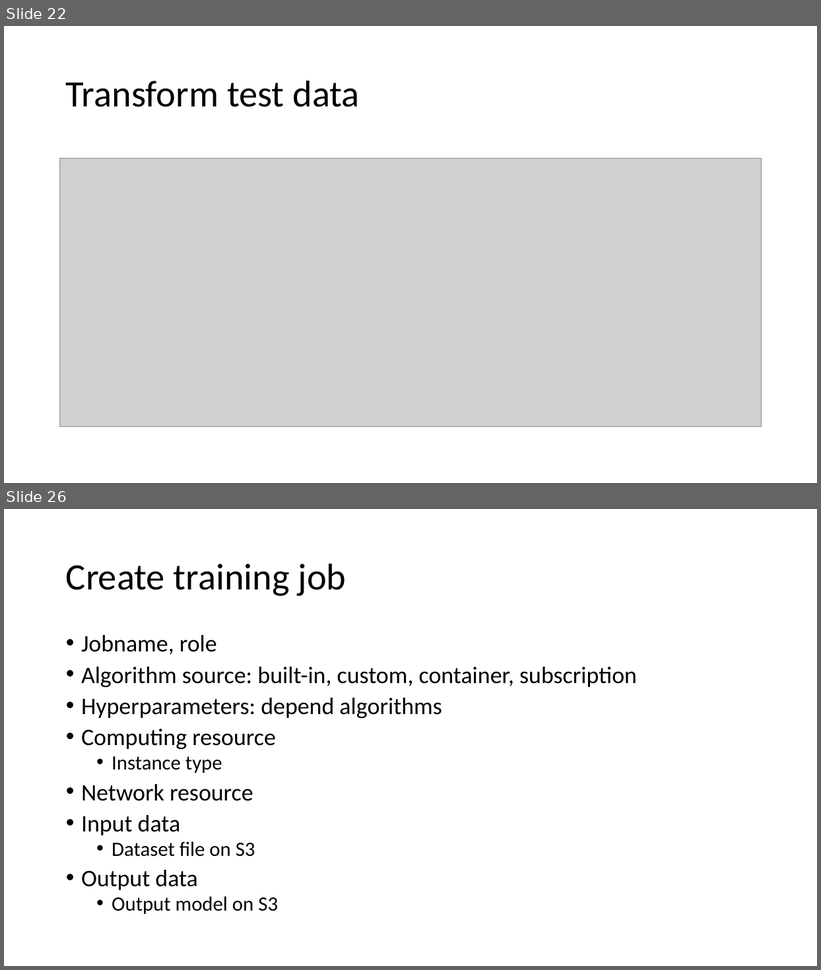
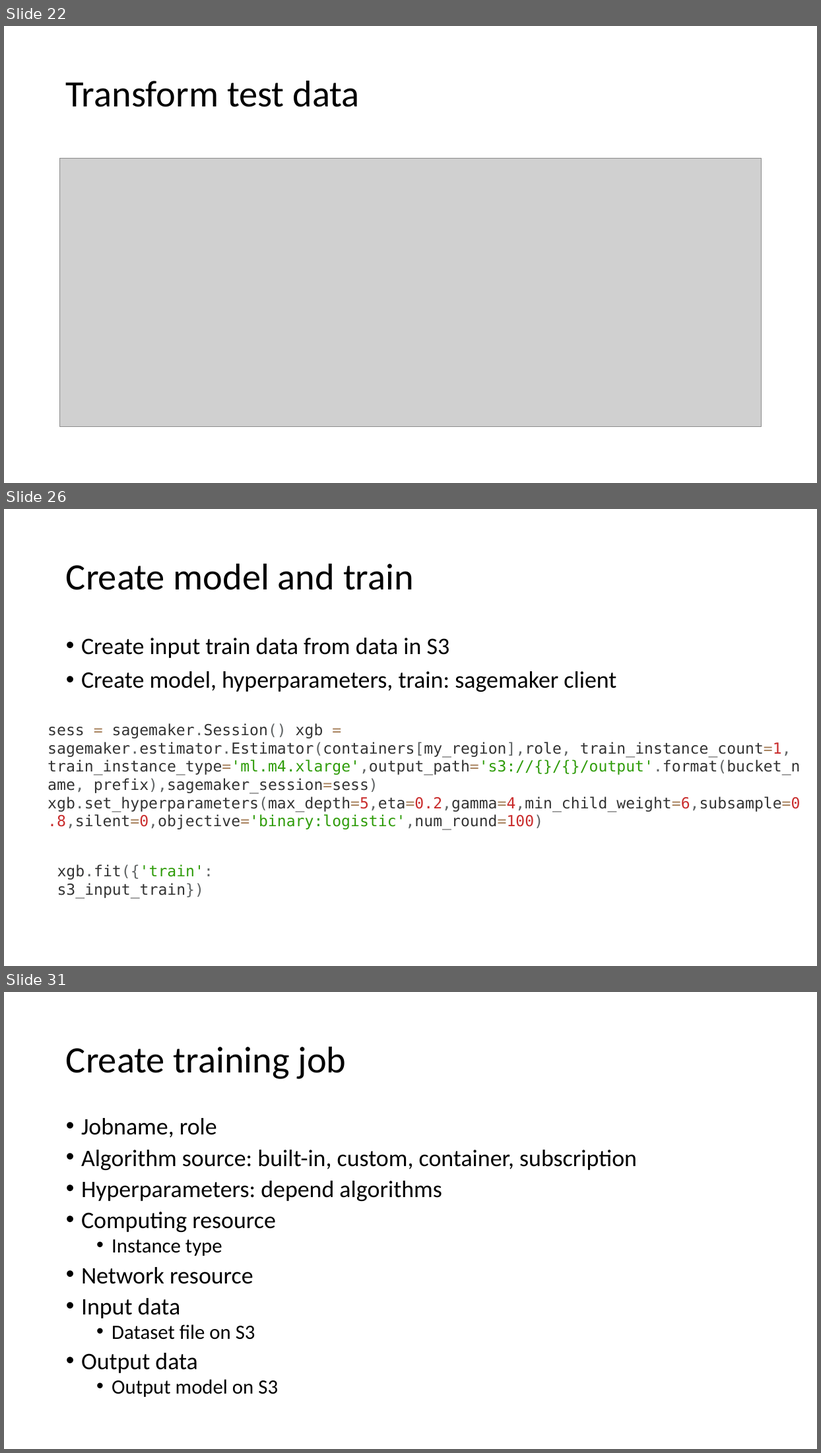
Before and after one commit to xuan0802/iot_slide, a slide deck: IoT analytics.pptx. Shown one above the other, each under a label of ours: slides 22 and 26 before the commit, slides 22, 26 and 31 after it; the slides between them are not shown. The pictures are 821x970 and 821x1453 pixels, drawn with LibreOffice and Linux fonts; fonts in the diff are those of the drawing; grey boxes stand for pictures. Boxes give left, top, right and bottom in pixels: in the first picture for what was removed or moved away, otherwise in the second. Text is boxed around its words. In the diff, an @@ line names an element or a change of style, - is before the commit and + after.

Commit message:
update sagemaker

```diff
--- a/IoT analytics.pptx
+++ b/IoT analytics.pptx
@@ slide 26 added at (4,509,817,966), background #FFFFFF @@
@@ title added at (66,563,414,590), 44 pt, text #000000 @@
+Create model and train
@@ text added at (81,638,616,692), 28 pt, text #000000 @@
+• Create input train data from data in S3
+• Create model, hyperparameters, train: sagemaker client
@@ text added at (48,723,800,830), 18 pt, text #333333 @@
+sess = sagemaker.Session() xgb = sagemaker.estimator.Estimator(containers[my_region],role, train_instance_count=1, train_instance_type='ml.m4.xlarge',output_path='s3://{}/{}/output'.format(bucket_name, prefix),sagemaker_session=sess) xgb.set_hyperparameters(max_depth=5,eta=0.2,gamma=4,min_child_weight=6,subsample=0.8,silent=0,objective='binary:logistic',num_round=100)
@@ text added at (57,865,213,899), 18 pt, text #333333 @@
+xgb.fit({'train': s3_input_train})
@@ what was slide 26 is now slide 31 @@
```
Also in this commit, not shown: 2 slides changed, 9 other slides added, 2 slides removed.
